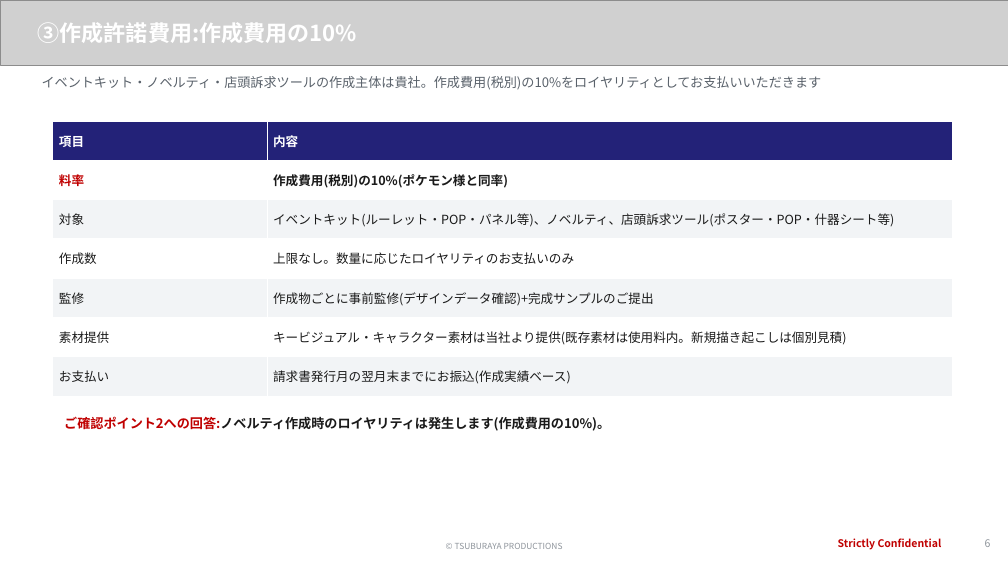
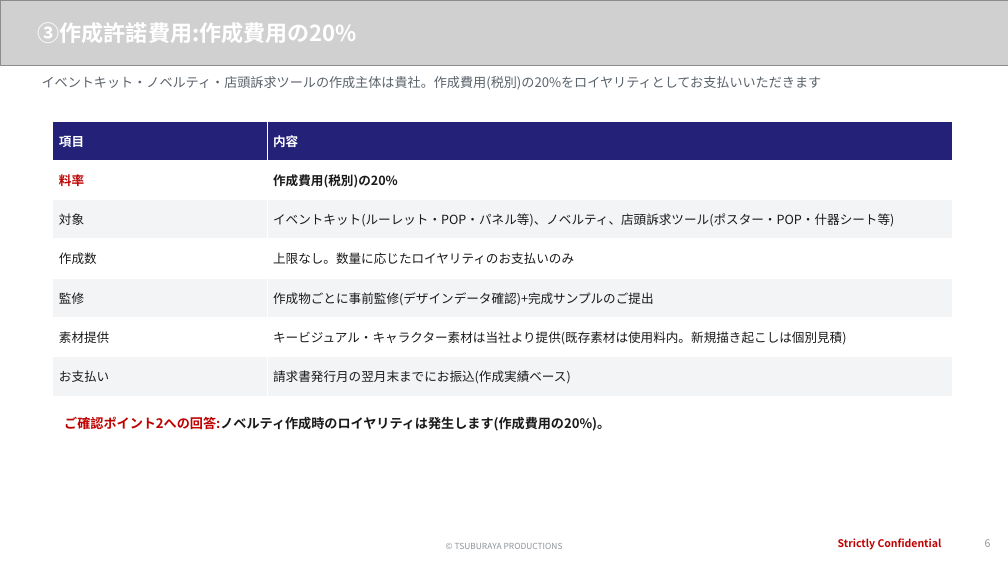
Before and after one commit to hayatoshintani-spe/kessho-lens, a slide deck: slide 6 of docs/proposals/softbank-ultraman-caravan/SoftBank様向け_お見積りご回答.pptx. Drawn at 1008x567 pixels with LibreOffice and Linux fonts; fonts in the diff are those of the drawing; grey boxes stand for pictures. Boxes give left, top, right and bottom in pixels: in the first picture for what was removed or moved away, otherwise in the second. Text is boxed around its words. In the diff, an @@ line names an element or a change of style, - is before the commit and + after.

```diff
--- a/docs/proposals/softbank-ultraman-caravan/SoftBank様向け_お見積りご回答.pptx
+++ b/docs/proposals/softbank-ultraman-caravan/SoftBank様向け_お見積りご回答.pptx
@@ text at [38,23,357,43]: text changed @@
-③作成許諾費用:作成費用の10%
+③作成許諾費用:作成費用の20%
@@ text at [42,76,822,90]: text changed @@
-イベントキット・ノベルティ・店頭訴求ツールの作成主体は貴社。作成費用(税別)の10%をロイヤリティとしてお支払いいただきます
+イベントキット・ノベルティ・店頭訴求ツールの作成主体は貴社。作成費用(税別)の20%をロイヤリティとしてお支払いいただきます
@@ table at [53,121,953,396] @@
-row 2, column 2: 作成費用(税別)の10%(ポケモン様と同率)
+row 2, column 2: 作成費用(税別)の20%
@@ text at [64,416,610,431]: text changed @@
-ご確認ポイント2への回答:ノベルティ作成時のロイヤリティは発生します(作成費用の10%)。
+ご確認ポイント2への回答:ノベルティ作成時のロイヤリティは発生します(作成費用の20%)。
```
Also in this commit, not shown: 7 other slides changed, 3 other files.
